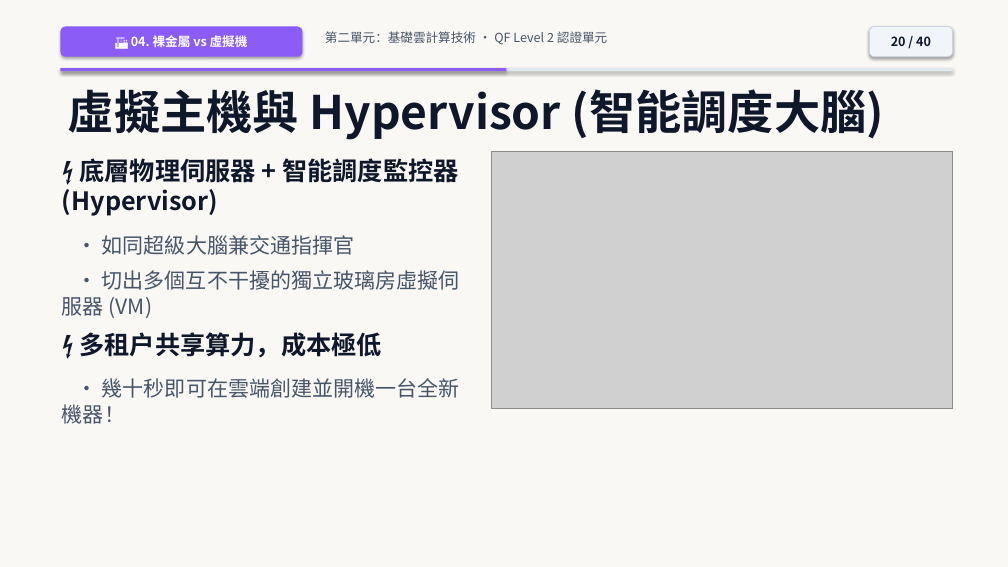
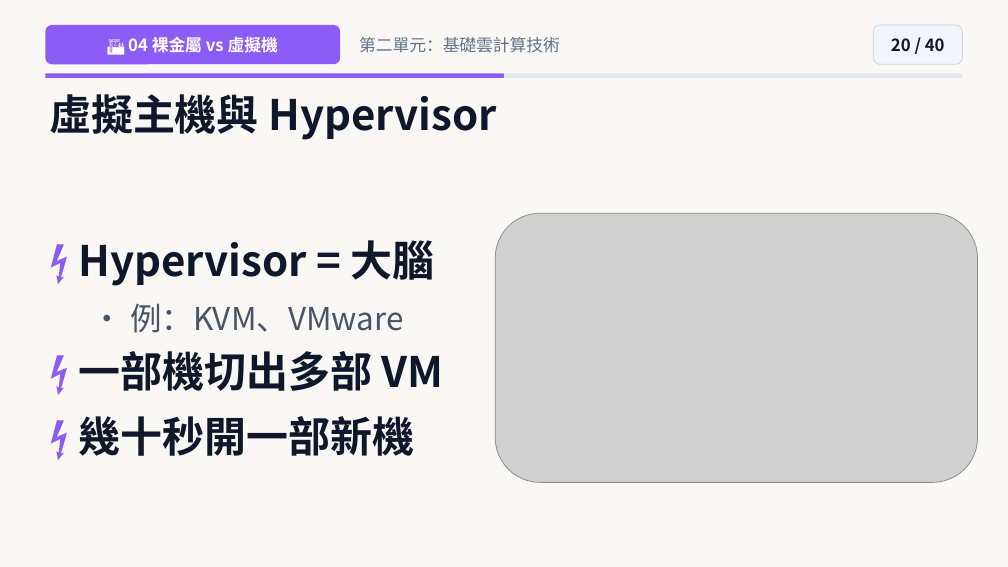
Before and after one commit to joe-ging/seed-cloud-curriculum, a slide deck: slide 20 of downloads/Deck01_Cloud_Level2_NextGen_Pixar_Theme.pptx. Drawn at 1008x567 pixels with LibreOffice and Linux fonts; fonts in the diff are those of the drawing; grey boxes stand for pictures. Boxes give left, top, right and bottom in pixels: in the first picture for what was removed or moved away, otherwise in the second. Text is boxed around its words. In the diff, an @@ line names an element or a change of style, - is before the commit and + after.

```diff
--- a/downloads/Deck01_Cloud_Level2_NextGen_Pixar_Theme.pptx
+++ b/downloads/Deck01_Cloud_Level2_NextGen_Pixar_Theme.pptx
@@ rectangle at bbox=[0, 0, 1008, 567]: shadow off @@
@@ rounded rectangle "🏗️ 04 裸金屬 vs 虛擬機": place and size @@
-rounded rectangle "🏗️ 04 裸金屬 vs 虛擬機" at bbox=[60, 26, 302, 57]
+rounded rectangle "🏗️ 04 裸金屬 vs 虛擬機" at bbox=[45, 25, 340, 64]
@@ rounded rectangle "🏗️ 04 裸金屬 vs 虛擬機" at bbox=[45, 25, 340, 64]: shadow off @@
@@ rounded rectangle "20 / 40": place and size @@
-rounded rectangle "20 / 40" at bbox=[870, 26, 953, 57]
+rounded rectangle "20 / 40" at bbox=[873, 25, 963, 64]
@@ rounded rectangle "20 / 40" at bbox=[873, 25, 963, 64]: size 12 to 16 pt; shadow off @@
@@ text in rounded rectangle at bbox=[128, 37, 278, 53]: text changed; size 12 to 16 pt @@
-🏗️ 04. 裸金屬 vs 虛擬機
+🏗️ 04 裸金屬 vs 虛擬機
@@ text at bbox=[359, 37, 560, 53]: text changed; size 12 to 16 pt; text colour #475569 to #64748B @@
-第二單元：基礎雲計算技術 • QF Level 2 認證單元
+第二單元：基礎雲計算技術
@@ rounded rectangle: place and size @@
-rounded rectangle at bbox=[60, 68, 953, 71]
+rounded rectangle at bbox=[45, 73, 963, 78]
@@ rounded rectangle at bbox=[45, 73, 963, 78]: rectangle to rounded rectangle; shadow off @@
@@ rounded rectangle at bbox=[45, 73, 504, 78]: rectangle to rounded rectangle; shadow off @@
@@ rounded rectangle: place and size @@
-rounded rectangle at bbox=[60, 68, 507, 71]
+rounded rectangle at bbox=[45, 73, 504, 78]
@@ text at bbox=[49, 94, 496, 140]: text changed; size 44 to 40 pt @@
-虛擬主機與 Hypervisor (智能調度大腦)
+虛擬主機與 Hypervisor
@@ vertical alignment top to middle in 3 elements at bbox=[49, 94, 496, 140], bbox=[359, 37, 560, 53], bbox=[78, 240, 444, 456] @@
@@ picture: place and size @@
-picture at bbox=[492, 151, 953, 408]
+picture at bbox=[495, 213, 978, 482]
@@ text at bbox=[78, 240, 444, 456]: text changed; size 20 to 40 pt; text colour #475569 to #0F172A; bold on @@
-⚡ 底層物理伺服器 + 智能調度監控器 (Hypervisor)
-• 如同超級大腦兼交通指揮官
-• 切出多個互不干擾的獨立玻璃房虛擬伺服器 (VM)
-⚡ 多租戶共享算力，成本極低
-• 幾十秒即可在雲端創建並開機一台全新機器！
+⚡ Hypervisor = 大腦
+• 例：KVM、VMware
+⚡ 一部機切出多部 VM
+⚡ 幾十秒開一部新機
```
Also in this commit, not shown: 38 other slides changed, 1 slide added, 1 slide removed, 41 other files.
